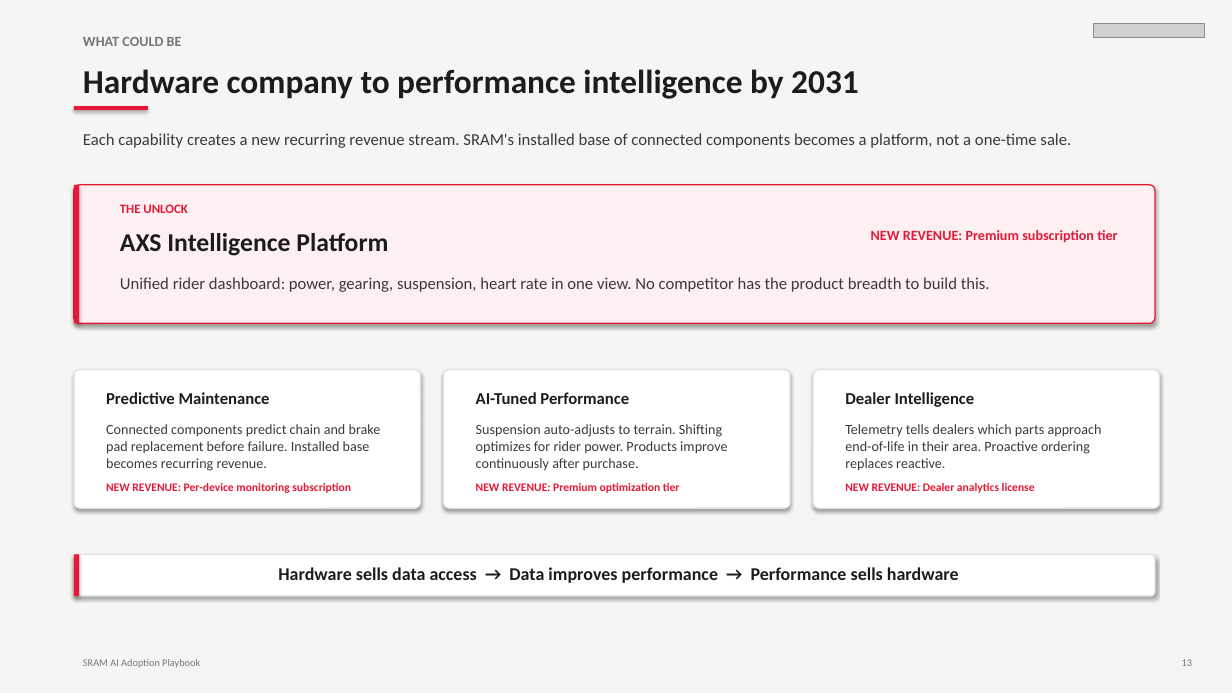
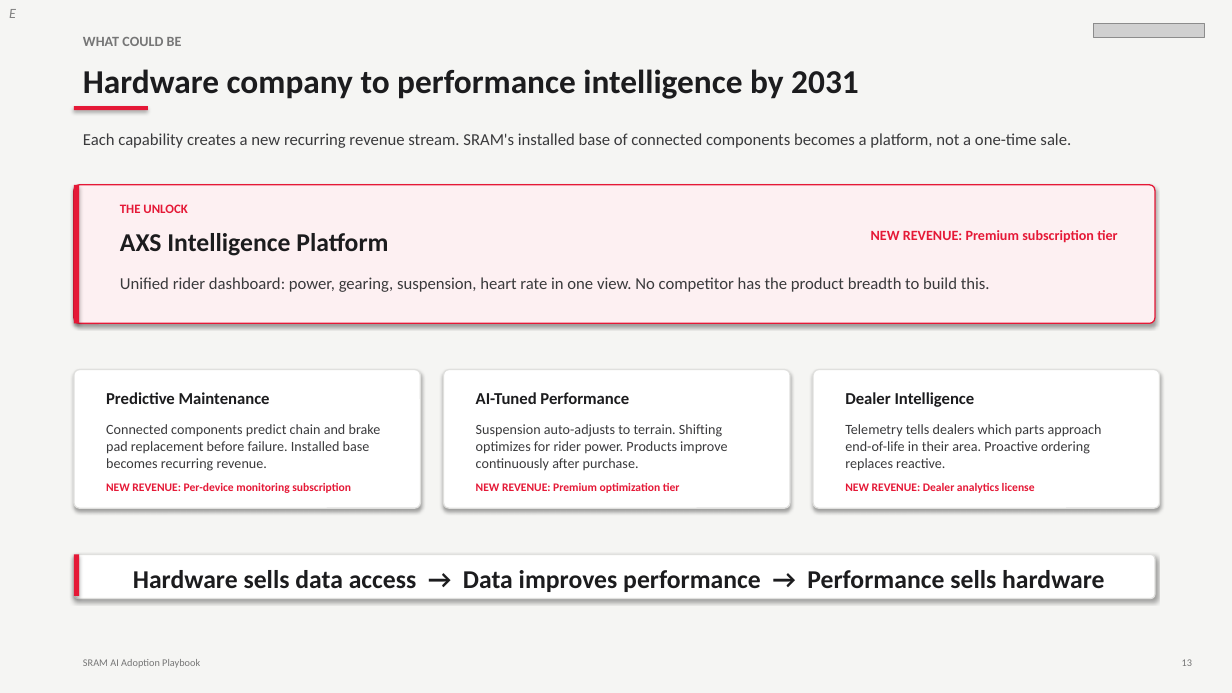
Before and after one commit to donovan-palmer/sram-ai-playbook, a slide deck: slide 18 of deliverables/SRAM_AI_Adoption_Playbook_Final.pptx. Drawn at 1232x693 pixels with LibreOffice and Linux fonts; fonts in the diff are those of the drawing; grey boxes stand for pictures. Boxes give left, top, right and bottom in pixels: in the first picture for what was removed or moved away, otherwise in the second. Text is boxed around its words. In the diff, an @@ line names an element or a change of style, - is before the commit and + after.

```diff
--- a/deliverables/SRAM_AI_Adoption_Playbook_Final.pptx
+++ b/deliverables/SRAM_AI_Adoption_Playbook_Final.pptx
@@ text added at <box>9,9,16,18</box>, 11 pt, text #808080, italic @@
+E
@@ text "Hardware sells data access → ..." at <box>133,570,1104,592</box>: size 14 to 20 pt @@
```
Also in this commit, not shown: 18 other slides changed, 1 slide added, 2 other files.
